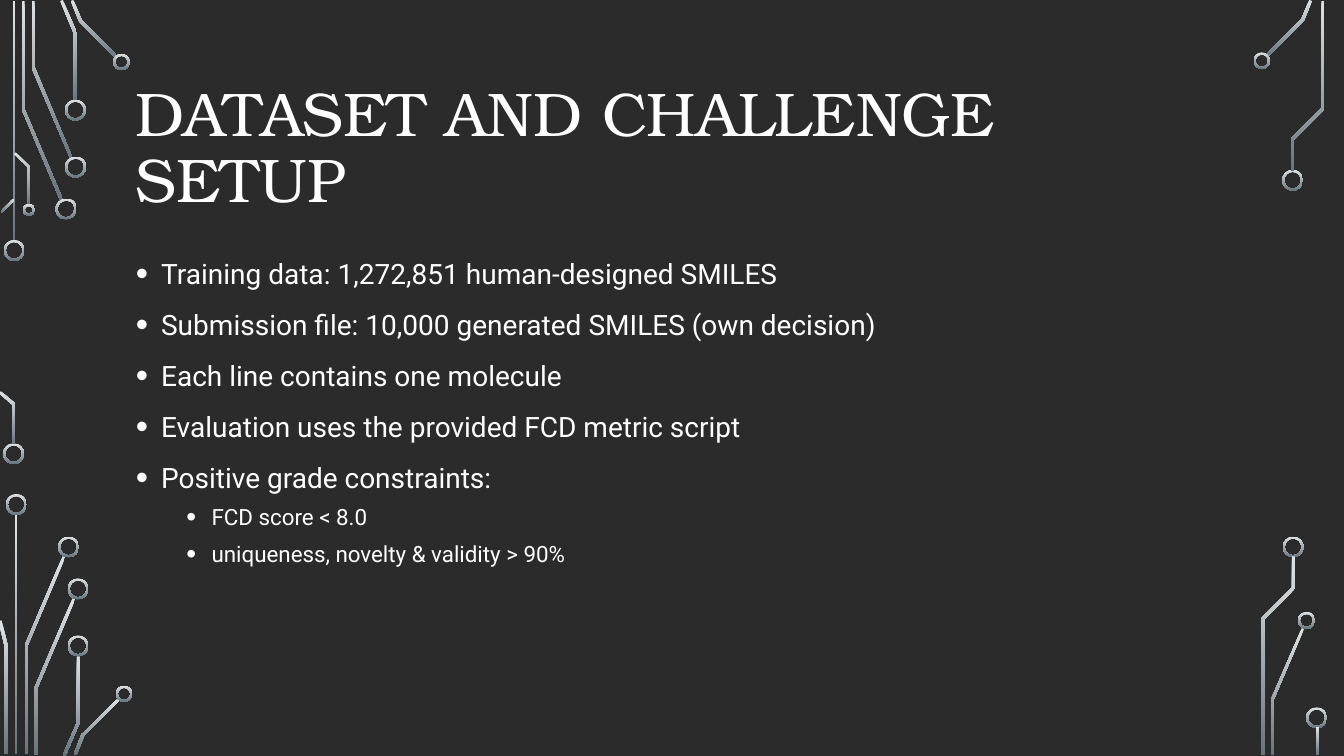
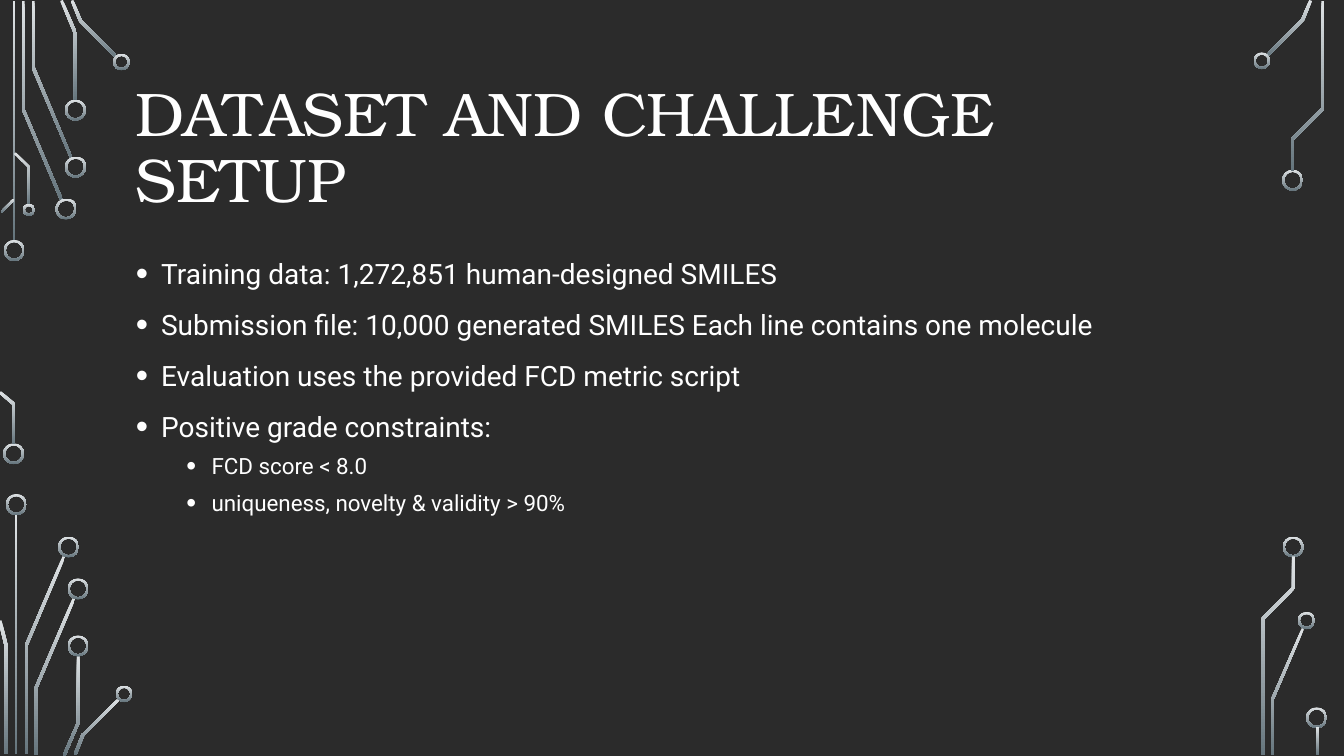
Before and after one commit to luki852/Master_AI, a slide deck: slide 4 of 2nd_Semester/UE_AI_and_Life_Sciences/Generation_Challenge/Generation_Challenge.odp. Drawn at 1344x756 pixels with LibreOffice and Linux fonts; fonts in the diff are those of the drawing; background and template pictures are left out; a plain dark background stands for a picture behind light text. Boxes give left, top, right and bottom in pixels: in the first picture for what was removed or moved away, otherwise in the second. Text is boxed around its words. In the diff, an @@ line names an element or a change of style, - is before the commit and + after.

```diff
--- a/2nd_Semester/UE_AI_and_Life_Sciences/Generation_Challenge/Generation_Challenge.odp
+++ b/2nd_Semester/UE_AI_and_Life_Sciences/Generation_Challenge/Generation_Challenge.odp
@@ text at <box>161,313,1092,341</box>: text changed @@
-• Submission file: 10,000 generated SMILES (own decision)
-• Each line contains one molecule
+• Submission file: 10,000 generated SMILES Each line contains one molecule
```
Also in this commit, not shown: 1 other slide changed, 4 other files.
